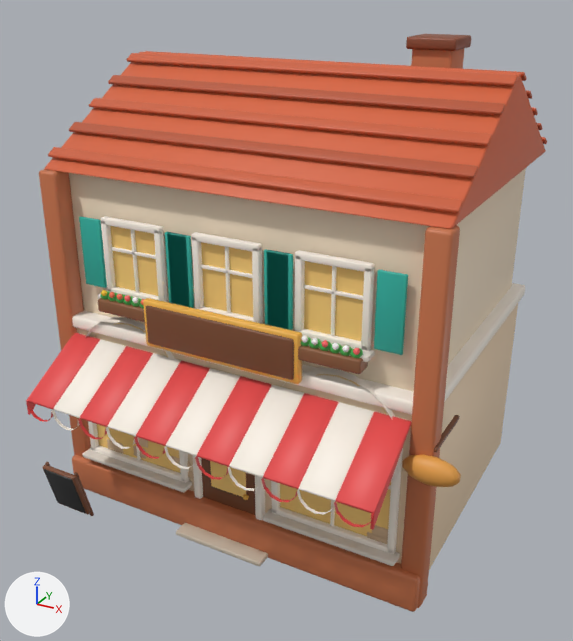
One commit to the glTF model game-prototype/assets/town/bld_bakery.glb: the scene before it, then after it.
Both versions are drawn from a 50 mm camera at (8.41, -16.15, 12.18) aimed at (0.21, -1.23, 4.72). Every picture has the same lights, and +X, +Y and +Z are marked at lower left. The picture after the commit comes second. Where no turn or scale is listed for an object, it has been applied to the vertices. Vertices at exactly the same position are counted once.

The first picture shows 'Glass_bld_bakery', 'bld_bakery'.
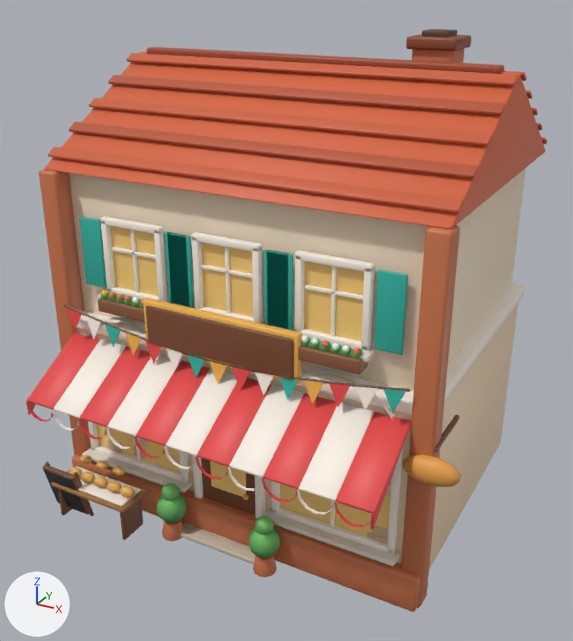
Changed parts and their boxes (x1, y1, x2, y2) in the pictures (573 x 641 px):
'bld_bakery', reshaped
    before: (26, 34, 547, 612)
    after: (26, 29, 547, 612)
part 1 of me_cube, added (green)
    after: (157, 494, 186, 523)
part 2 of me_cube, added
    after: (161, 483, 180, 501)
part 3 of me_cube, added (green)
    after: (249, 528, 281, 558)
part 4 of me_cube, added
    after: (255, 515, 274, 535)
part 5 of me_cube, added
    after: (68, 467, 82, 478)
part 6 of me_cube, added
    after: (81, 472, 95, 483)
part 7 of me_cube, added
    after: (94, 476, 108, 488)
part 8 of me_cube, added
    after: (107, 481, 122, 493)
part 9 of me_cube, added
    after: (120, 486, 135, 498)
part 10 of me_cube, added
    after: (80, 455, 92, 464)
part 11 of me_cube, added
    after: (96, 460, 108, 470)
part 12 of me_cube, added
    after: (112, 466, 125, 476)
part 13 of me_cube, added
    after: (422, 29, 457, 37)
part 14 of me_cube, added
    after: (51, 305, 410, 577)
part 15 of me_cube, added (brown)
    after: (147, 47, 504, 74)

Diff of the bpy script that builds the scene:
```diff
--- a/game-prototype/assets/town/bld_bakery.glb.py
+++ b/game-prototype/assets/town/bld_bakery.glb.py
@@ me_cube @@
 # used by ob_bld_bakery; location = (0.0, 0.0, 2.3)
-me_cube.from_pydata(...)  # 6150 vertices, 11548 faces; spans x -4.7..5.26, y -5.31..3.72, z -2.33..8.62
+me_cube.from_pydata(...)  # 7698 vertices, 14428 faces; spans x -4.7..5.26, y -5.31..3.72, z -2.33..8.74
+# me_cube part 1: a new loose piece, a UV sphere (10 segments, 6 rings, poles along z) spanning x -1.59..-0.91, y -4.48..-3.76, z -1.88..-1.16, in mat_defaultmaterial
+# me_cube part 2: a new loose piece, an icosphere of 80 faces spanning x -1.47..-1.03, y -4.34..-3.9, z -1.32..-0.88, in mat_defaultmaterial
+# me_cube part 3: a new loose piece, a UV sphere (10 segments, 6 rings, poles along z) spanning x 0.91..1.59, y -4.48..-3.76, z -1.88..-1.16, in mat_defaultmaterial
+# me_cube part 4: a new loose piece, an icosphere of 80 faces spanning x 1.03..1.47, y -4.34..-3.9, z -1.32..-0.88, in mat_defaultmaterial
+# me_cube part 5: a new loose piece, a UV sphere (10 segments, 6 rings, poles along z) spanning x -3.99..-3.61, y -4.64..-4.36, z -1.3..-1.06, in mat_defaultmaterial
+# me_cube part 6: a new loose piece, a UV sphere (10 segments, 6 rings, poles along z) spanning x -3.59..-3.21, y -4.64..-4.36, z -1.3..-1.06, in mat_defaultmaterial
+# me_cube part 7: a new loose piece, a UV sphere (10 segments, 6 rings, poles along z) spanning x -3.19..-2.81, y -4.64..-4.36, z -1.3..-1.06, in mat_defaultmaterial
+# me_cube part 8: a new loose piece, a UV sphere (10 segments, 6 rings, poles along z) spanning x -2.79..-2.41, y -4.64..-4.36, z -1.3..-1.06, in mat_defaultmaterial
+# me_cube part 9: a new loose piece, a UV sphere (10 segments, 6 rings, poles along z) spanning x -2.39..-2.01, y -4.64..-4.36, z -1.3..-1.06, in mat_defaultmaterial
+# me_cube part 10: a new loose piece, a UV sphere (10 segments, 6 rings, poles along z) spanning x -3.81..-3.49, y -4.37..-4.13, z -1.01..-0.79, in mat_defaultmaterial
+# me_cube part 11: a new loose piece, a UV sphere (10 segments, 6 rings, poles along z) spanning x -3.31..-2.99, y -4.37..-4.13, z -1.01..-0.79, in mat_defaultmaterial
+# me_cube part 12: a new loose piece, a UV sphere (10 segments, 6 rings, poles along z) spanning x -2.81..-2.49, y -4.37..-4.13, z -1.01..-0.79, in mat_defaultmaterial
+# me_cube part 13: the loose piece of 56 vertices spanning x 2.05..3.15, y 0.65..1.75, z 8.38..8.62 is copied, and the copy is scaled about its middle by (0.543, 0.543, 0.75), then moved by (0.0, 0.0, 0.15); it spans x 2.3..2.9, y 0.9..1.5, z 8.56..8.74
+# me_cube part 14: 710 vertices added at x -4.2..4.2, y -4.95..-3.63, z -2.3..2.88
+# me_cube part 15: 56 vertices added at x -4.3..4.3, y -0.07..0.27, z 8.0..8.2
+# other edits to the shape of me_cube do not show in these pictures
 me_cube.materials.append(mat_defaultmaterial)
```
